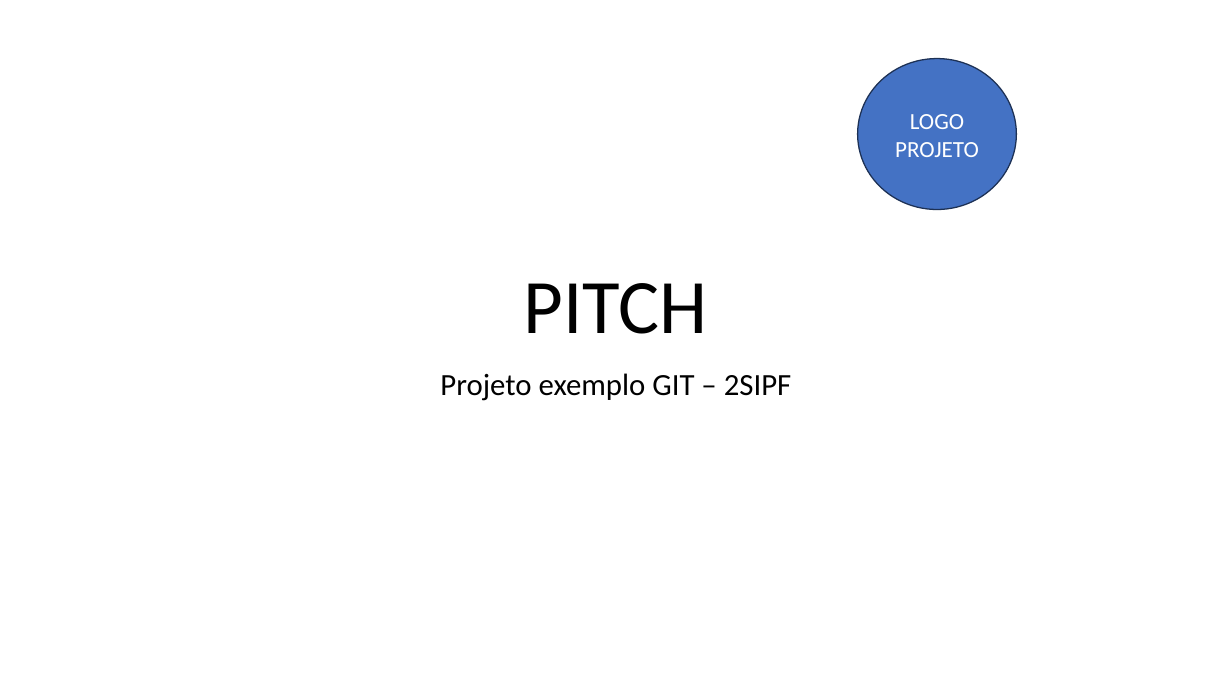
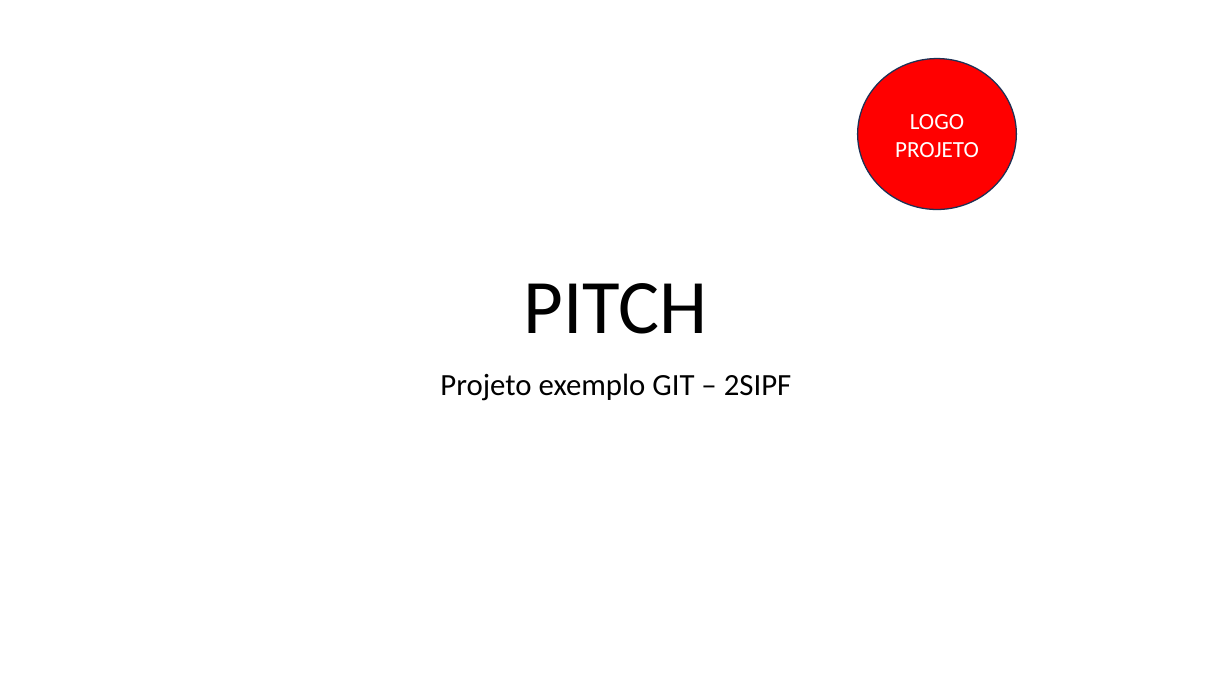
Before and after one commit to RenatoJardimParducci/2SIPF-ProjetoExemplo-2024, a slide deck: slide 1 of PastaDocumentos/Pitch-Projeto.pptx. Drawn at 1232x693 pixels with LibreOffice and Linux fonts; fonts in the diff are those of the drawing. Boxes give left, top, right and bottom in pixels: in the first picture for what was removed or moved away, otherwise in the second. Text is boxed around its words. In the diff, an @@ line names an element or a change of style, - is before the commit and + after.

Commit message:
Mudanca logo para PRETO LOCAL

```diff
--- a/PastaDocumentos/Pitch-Projeto.pptx
+++ b/PastaDocumentos/Pitch-Projeto.pptx
@@ ellipse "LOGO PROJETO" at [858, 58, 1017, 209]: fill #4472C4 to #FF0000 @@
```
